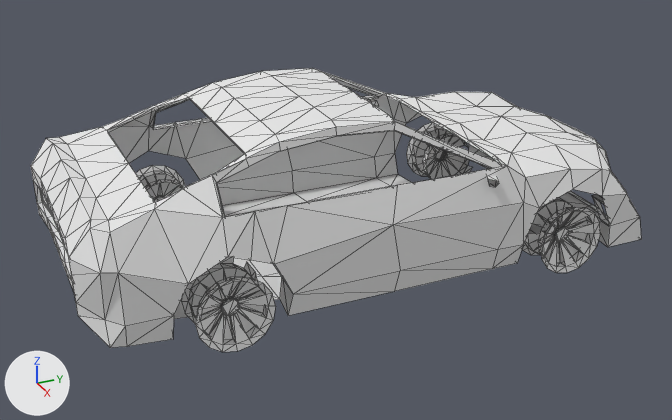
The OBJ model Resource/Game/car/carBody.obj, before and after one commit.
The view is the same before and after, from a 50 mm lens placed at (6.06, -2.63, 2.25), pointed at (0.08, 0.06, -0.74). Lighting does not change. The marker at lower left points along +X, +Y and +Z. Mesh edges are drawn as thin lines. Where no turn or scale is listed for an object, it has been applied to the vertices. Vertices at the same position are counted once.

The older version as bpy lines, for what is in view:
```python
me_body_cube_001 = bpy.data.meshes.new('body_Cube.001')
me_body_cube_001.from_pydata(...)  # 1215 vertices, 2222 faces; spans x -1.06..1.06, y -2.05..2.38, z -1.14..0.18
# faces by material slot: [1342, 4, 18, 842, 4, 4, 8]
me_body_cube_001.materials.append(mat_material)  # white #e7e7e7
me_body_cube_001.materials.append(mat_material_002)  # white #e7e7e7
me_body_cube_001.materials.append(mat_material_003)  # white #e7e7e7
me_body_cube_001.materials.append(mat_material_004)  # white #e7e7e7
me_body_cube_001.materials.append(mat_material_005)  # white #e7e7e7
me_body_cube_001.materials.append(mat_material_006)  # white #e7e7e7
me_body_cube_001.materials.append(mat_material_008)  # white #e7e7e7
ob_body_cube_001 = bpy.data.objects.new('body_Cube.001', me_body_cube_001)
ob_body_cube_001.location = (0.0, 0.0, 0.0)
```
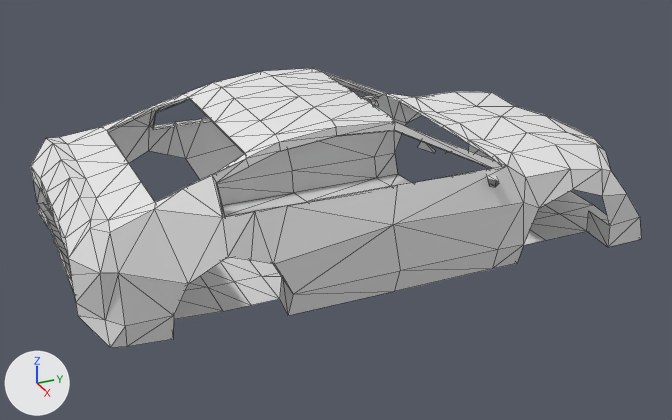
What differs and where, as boxes [x1, y1, x2, y2] in the pictures (672 x 420 px):
'body_Cube.001', reshaped: before [31, 68, 641, 352]; after [31, 68, 641, 348]
part 1 of me_body_cube_001, deleted: before [181, 257, 276, 352]
part 2 of me_body_cube_001, deleted: before [136, 165, 185, 202]
part 3 of me_body_cube_001, deleted: before [522, 198, 600, 273]
part 4 of me_body_cube_001, deleted: before [406, 122, 627, 225]
part 5 of me_body_cube_001, deleted: before [33, 181, 72, 279]

What the commit changed:
me_body_cube_001 is used by ob_body_cube_001; location (0.0, 0.0, 0.0).
me_body_cube_001 had 1215 vertices, 2222 faces and spanned x -1.06..1.06, y -2.05..2.38, z -1.14..0.18.
me_body_cube_001 now has 363 vertices, 574 faces and spans x -1.06..1.06, y -2.05..2.38, z -1.02..0.18.
me_body_cube_001 part 1: the loose piece of 190 vertices spanning x 0.73..1.05, y -1.36..-0.81, z -1.14..-0.6 is deleted.
me_body_cube_001 part 2: the loose piece of 184 vertices spanning x -1.05..-0.73, y -1.36..-0.81, z -1.14..-0.6 is deleted.
me_body_cube_001 part 3: the loose piece of 184 vertices spanning x 0.73..1.05, y 1.29..1.83, z -1.14..-0.6 is deleted.
Part 4, on me_body_cube_001:
250 vertices are removed from x -1.05..1.01, y 1.29..2.38, z -1.14..-0.41.
488 faces are deleted.
Part 5, on me_body_cube_001:
42 vertices are removed from x -0.81..0.83, y -2.01..-1.92, z -0.67..-0.47.
108 faces are deleted.
me_body_cube_001 no longer uses material mat_material_002 (white #e7e7e7).
me_body_cube_001 no longer uses material mat_material_006 (white #e7e7e7).
me_body_cube_001 no longer uses material mat_material_008 (white #e7e7e7).
